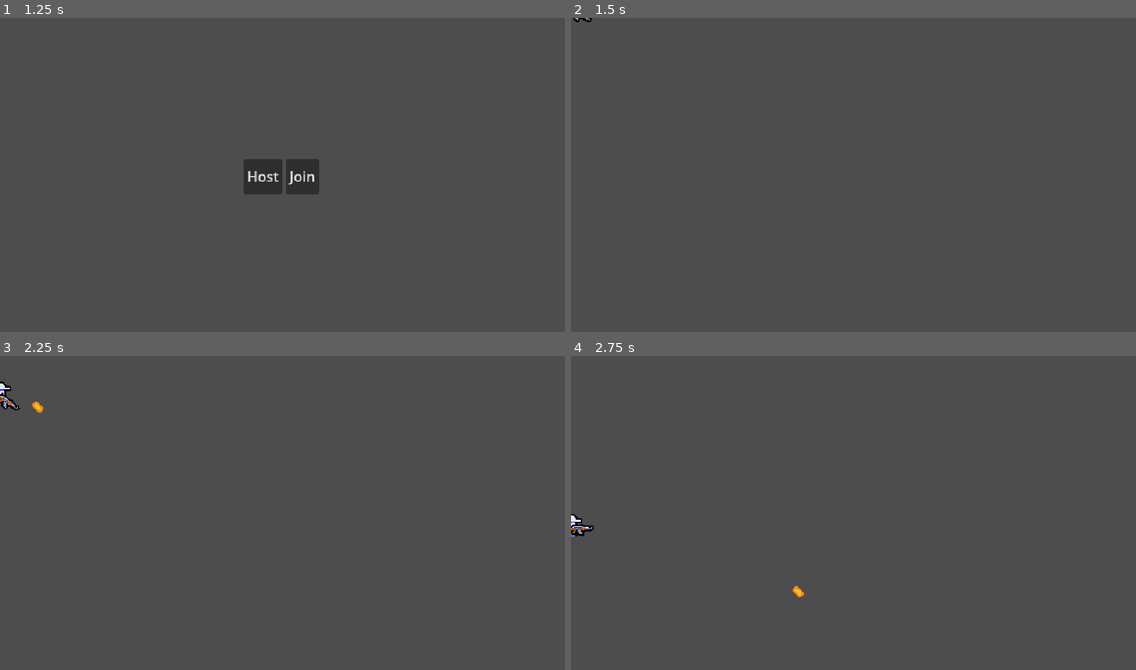
Above: before the commit, frames 1-4 (two rows, left to right).
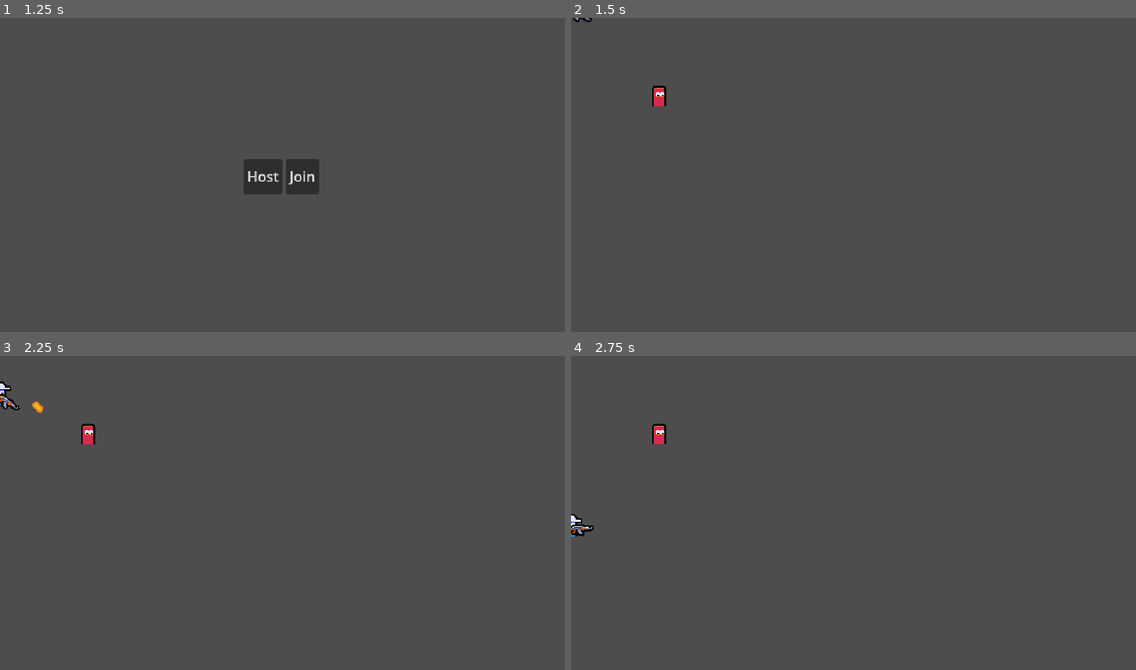
Above: after the commit, the same moments.

Repository: usergaia/top-down-shooter
Game: Godot game, scene res://UI/MainMenu/main_menu.tscn
Two runs of this game, one before a commit and one after it. Both use one fixed random seed, a clock stepped at 60 frames per second and the inputs below.
Inputs (mouse positions are in pixels of both pictures, inside the frame that each line leads up to):
- Up to frame 1 (1.25 s): tap Enter at 0.5 s; move the mouse to (406, 162) at 0.52 s; press the mouse at (406, 162) at 0.53 s; hold D (move_right) from 0.53 s (still down)
- Up to frame 2 (1.5 s): release D (move_right) at 1.25 s; release the mouse at (977, 162) at 1.25 s; click "Host" at 1.25 s
- Up to frame 3 (2.25 s): tap Space at 2 s; move the mouse to (169, 531) at 2.02 s; hold S (move_down) from 2.03 s (still down); click (169, 531) at 2.1 s
- Up to frame 4 (2.75 s): keep holding S (move_down)

Frame 1 is identical in both runs. In frame 2, 0.2% of the frame differs, in the area x 14-17%, y 21-29%; in frame 3, 0.2%; in frame 4, 0.2%, in the area x 14-42%, y 21-77%.

Commit message:
feat: Add initial enemy logic

Diff:
--- /dev/null
+++ b/Entities/Enemy/enemy.gd
@@ -0,0 +1,22 @@
+extends CharacterBody2D
+
+@onready var area_2d: Area2D = $Area2D
+
+var enemy_health: int = 5
+
+func _ready() -> void:
+	area_2d.area_entered.connect(_on_area_entered)
+
+func _on_area_entered(other_area: Area2D):
+	if !is_multiplayer_authority():
+		return
+
+	if other_area.owner is Bullet:
+		var bullet = other_area.owner as Bullet
+		bullet.register_collision()
+		handle_hit()
+
+func handle_hit():
+	enemy_health -= 1
+	if enemy_health <= 0:
+		queue_free()
--- /dev/null
+++ b/Entities/Enemy/enemy.tscn
@@ -0,0 +1,38 @@
+[gd_scene format=3 uid="uid://clxyab02sbitr"]
+
+[ext_resource type="Texture2D" uid="uid://dsfja04rnu8rc" path="res://Entities/Enemy/enemy_medium.png" id="1_egd74"]
+[ext_resource type="Script" uid="uid://b387wykqpuhsa" path="res://Entities/Enemy/enemy.gd" id="1_xugip"]
+
+[sub_resource type="SceneReplicationConfig" id="SceneReplicationConfig_xugip"]
+properties/0/path = NodePath(".:global_position")
+properties/0/spawn = true
+properties/0/replication_mode = 1
+
+[sub_resource type="RectangleShape2D" id="RectangleShape2D_egd74"]
+size = Vector2(16, 24)
+
+[sub_resource type="CircleShape2D" id="CircleShape2D_egd74"]
+radius = 4.0
+
+[node name="Enemy" type="CharacterBody2D" unique_id=1941046415]
+script = ExtResource("1_xugip")
+
+[node name="MultiplayerSynchronizer" type="MultiplayerSynchronizer" parent="." unique_id=87373148]
+replication_config = SubResource("SceneReplicationConfig_xugip")
+
+[node name="Area2D" type="Area2D" parent="." unique_id=451620059]
+collision_layer = 0
+collision_mask = 256
+
+[node name="CollisionShape2D2" type="CollisionShape2D" parent="Area2D" unique_id=574271441]
+position = Vector2(0, -12)
+shape = SubResource("RectangleShape2D_egd74")
+
+[node name="Sprite2D" type="Sprite2D" parent="." unique_id=509577191]
+texture = ExtResource("1_egd74")
+centered = false
+offset = Vector2(-8, -23)
+
+[node name="CollisionShape2D" type="CollisionShape2D" parent="." unique_id=251691689]
+position = Vector2(0, -4)
+shape = SubResource("CircleShape2D_egd74")
--- a/GameObjects/Bullets/bullet.gd
+++ b/GameObjects/Bullets/bullet.gd
@@ -20,3 +20,6 @@
 	# only free bullets on host side to prevent conflicts
 	if is_multiplayer_authority():
 		queue_free()
+
+func register_collision():
+	queue_free()
--- a/GameObjects/Bullets/bullet.tscn
+++ b/GameObjects/Bullets/bullet.tscn
@@ -14,16 +14,25 @@
 properties/2/spawn = true
 properties/2/replication_mode = 0
 
+[sub_resource type="CircleShape2D" id="CircleShape2D_lus1t"]
+
 [node name="Bullet" type="Node2D" unique_id=1880002742]
 script = ExtResource("1_lus1t")
 
 [node name="MultiplayerSynchronizer" type="MultiplayerSynchronizer" parent="." unique_id=1088038750]
 replication_config = SubResource("SceneReplicationConfig_lus1t")
 
-[node name="Sprite2D" type="Sprite2D" parent="." unique_id=37278685]
-texture = ExtResource("2_gmytf")
-
 [node name="LifeTimer" type="Timer" parent="." unique_id=1083341201]
 wait_time = 2.0
 one_shot = true
 autostart = true
+
+[node name="Area2D" type="Area2D" parent="." unique_id=1990524335]
+collision_layer = 256
+collision_mask = 0
+
+[node name="CollisionShape2D" type="CollisionShape2D" parent="Area2D" unique_id=549112447]
+shape = SubResource("CircleShape2D_lus1t")
+
+[node name="Sprite2D" type="Sprite2D" parent="." unique_id=37278685]
+texture = ExtResource("2_gmytf")
--- a/main.gd
+++ b/main.gd
@@ -1,6 +1,8 @@
 extends Node
 
 const player_scene: PackedScene = preload("uid://lac80imicgvx")
+const enemy_scene: PackedScene = preload("uid://clxyab02sbitr")
+
 @onready var multiplayer_spawner: MultiplayerSpawner = $MultiplayerSpawner
 
 func _ready() -> void:
@@ -13,6 +15,12 @@
 
 	peer_ready.rpc_id(1)
 
+	if is_multiplayer_authority():
+		var enemy = enemy_scene.instantiate() as Node2D
+		enemy.global_position = Vector2.ONE * 100
+		add_child(enemy)
+
+
 @rpc("any_peer", "call_local", "reliable") # this will allow peer_ready to be callable over the networkk
 func peer_ready():
 	var sender_id = multiplayer.get_remote_sender_id()
--- a/main.tscn
+++ b/main.tscn
@@ -6,5 +6,5 @@
 script = ExtResource("1_ig7tw")
 
 [node name="MultiplayerSpawner" type="MultiplayerSpawner" parent="." unique_id=251415783]
-_spawnable_scenes = PackedStringArray("uid://0aqqgp0vrrdj")
+_spawnable_scenes = PackedStringArray("uid://0aqqgp0vrrdj", "uid://clxyab02sbitr")
 spawn_path = NodePath("..")
--- a/project.godot
+++ b/project.godot
@@ -52,6 +52,10 @@
 ]
 }
 
+[layer_names]
+
+2d_physics/layer_9="bullet"
+
 [physics]
 
 3d/physics_engine="Jolt Physics"
Not shown, added: Entities/Enemy/enemy.gd.uid
Binary file added: Entities/Enemy/enemy_medium.png
Not shown, added: Entities/Enemy/enemy_medium.png.import
